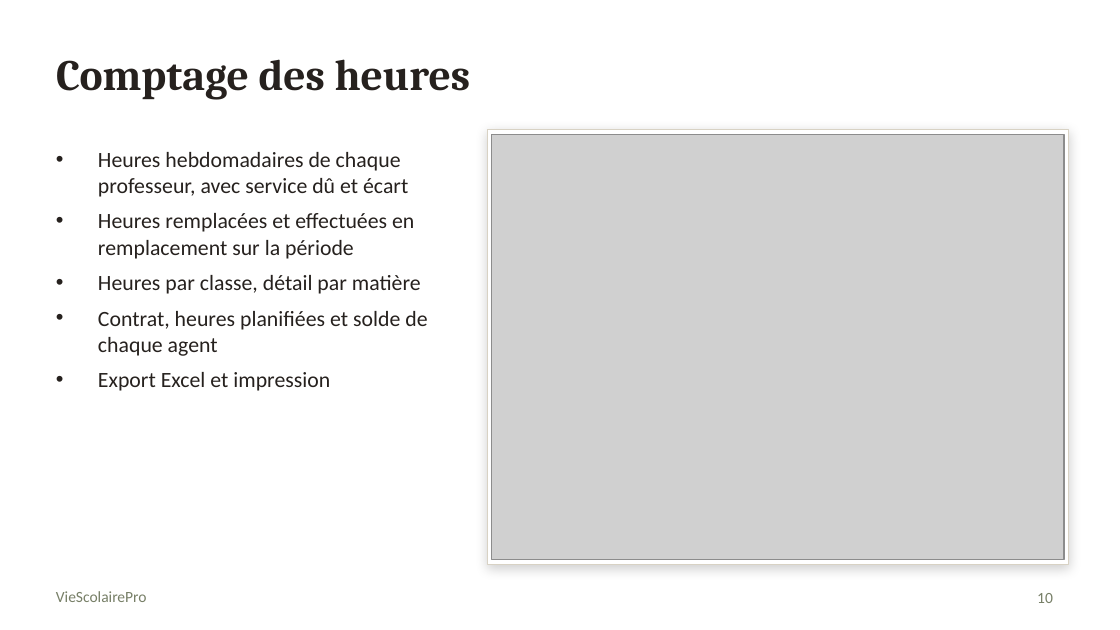
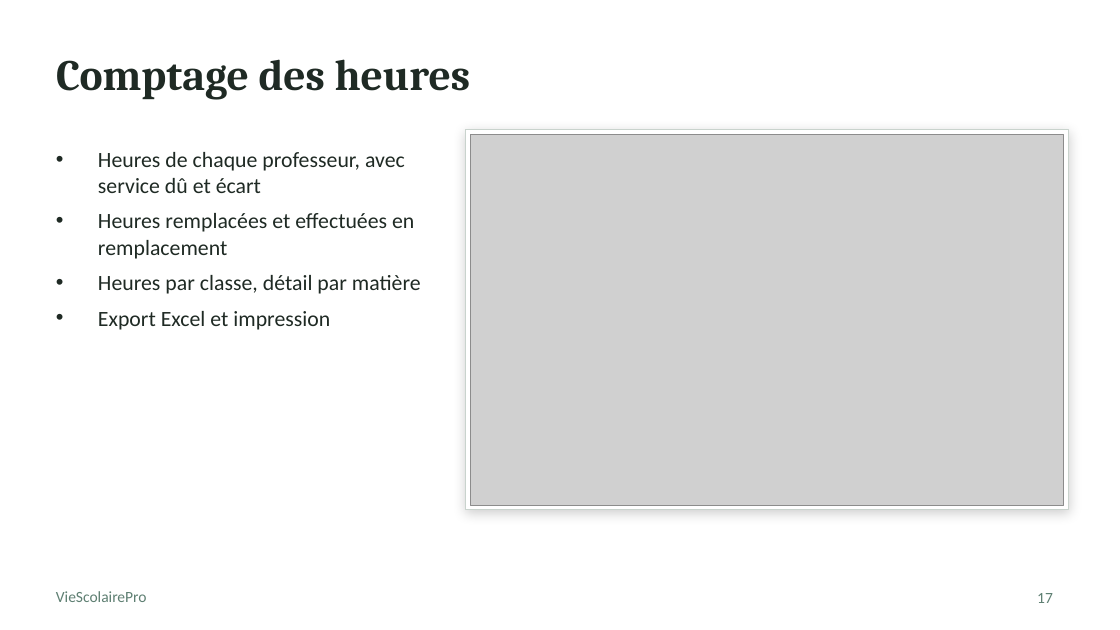
Before and after one commit to selwateaching/academie, a slide deck: slide 17 of presentation/VieScolairePro_presentation.pptx (slide 10 before the commit). Drawn at 1120x630 pixels with LibreOffice and Linux fonts; fonts in the diff are those of the drawing; grey boxes stand for pictures. Boxes give left, top, right and bottom in pixels: in the first picture for what was removed or moved away, otherwise in the second. Text is boxed around its words. In the diff, an @@ line names an element or a change of style, - is before the commit and + after.

```diff
--- a/presentation/VieScolairePro_presentation.pptx
+++ b/presentation/VieScolairePro_presentation.pptx
@@ rectangle: place and size @@
-rectangle at (487,130,1068,564)
+rectangle at (466,130,1068,510)
@@ rectangle at (466,130,1068,510): outline #D8D2C4 0.75 pt to #C9D3CD 0.75 pt @@
@@ picture: place and size @@
-picture at (492,134,1064,560)
+picture at (470,134,1064,505)
@@ text at (98,152,414,259): text changed; text colour #26211E to #1F2A24 @@
-• Heures hebdomadaires de chaque professeur, avec service dû et écart
-• Heures remplacées et effectuées en remplacement sur la période
+• Heures de chaque professeur, avec service dû et écart
+• Heures remplacées et effectuées en remplacement
@@ text at (98,275,421,330): text colour #26211E to #1F2A24 in "Heures par classe, détail par matière", "Export Excel et impression" @@
@@ text at (98,311,427,356): paragraph removed @@
-• Contrat, heures planifiées et solde de chaque agent
@@ text "VieScolairePro" at (56,591,147,602): text colour #777F67 to #5E7F72 @@
@@ page number at (1037,593,1053,603): text changed; text colour #777F67 to #5E7F72 @@
-10
+17
```
Also in this commit, not shown: 17 other slides changed, 17 slides added, 2 slides removed, 42 other files.
